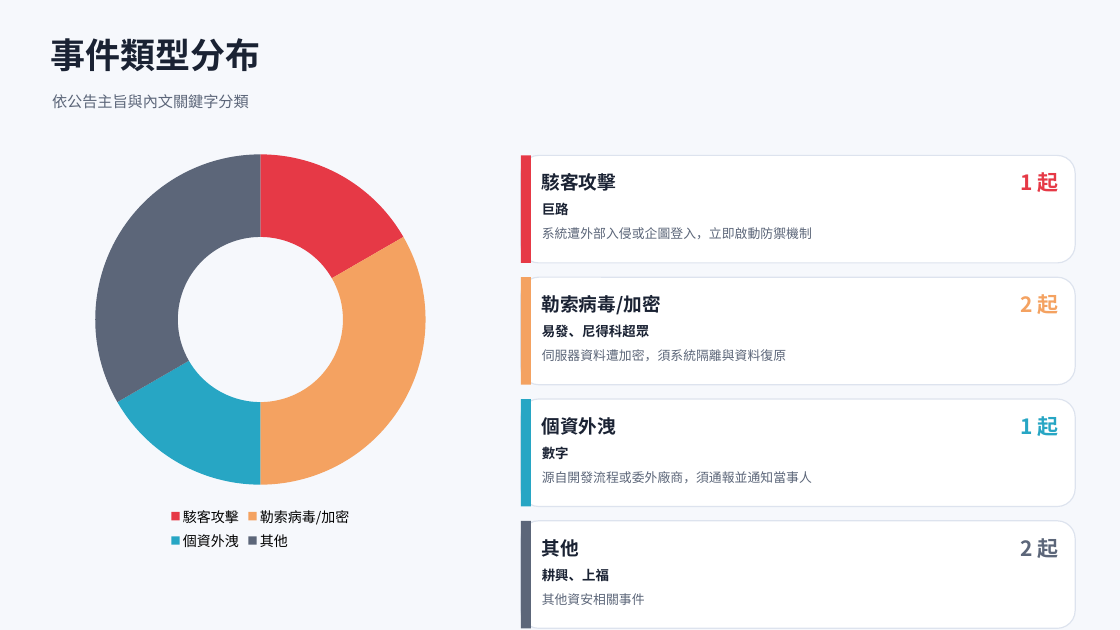
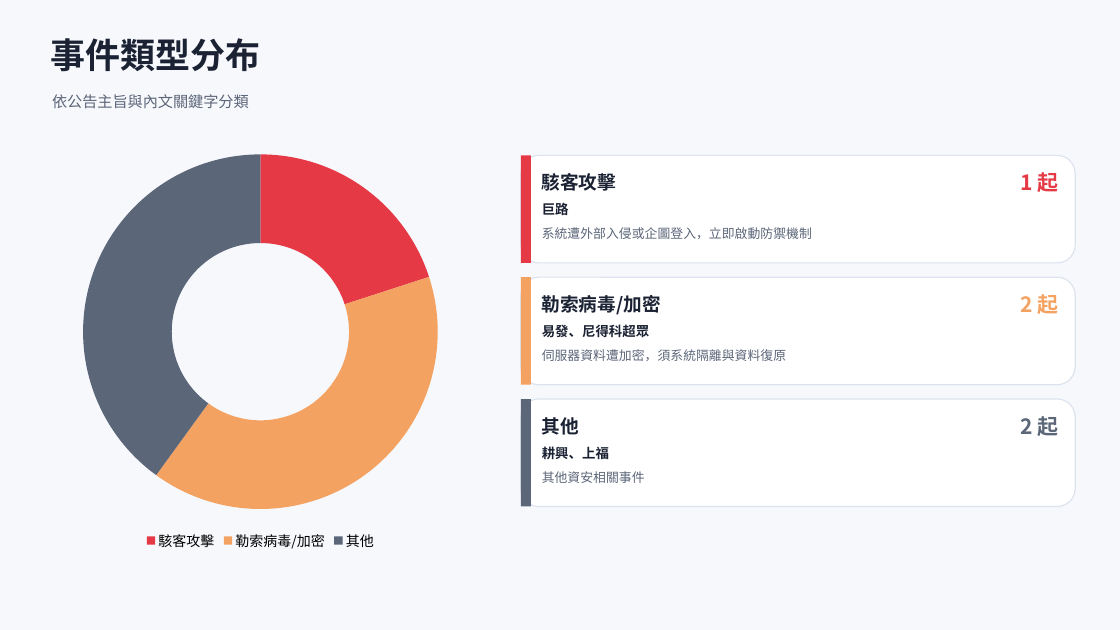
Before and after one commit to Johnnylin77/mops-isec-monitor, a slide deck: slide 3 of 資安事件因應分析.pptx. Drawn at 1120x630 pixels with LibreOffice and Linux fonts; fonts in the diff are those of the drawing. Boxes give left, top, right and bottom in pixels: in the first picture for what was removed or moved away, otherwise in the second. Text is boxed around its words. In the diff, an @@ line names an element or a change of style, - is before the commit and + after.

```diff
--- a/資安事件因應分析.pptx
+++ b/資安事件因應分析.pptx
@@ doughnut chart at box(42, 143, 479, 555) @@
-categories: 駭客攻擊, 勒索病毒/加密, 個資外洩, 其他
+categories: 駭客攻擊, 勒索病毒/加密, 其他
-Series 1: 17, 33, 17, 33
+Series 1: 20, 40, 40
@@ rectangle at box(521, 399, 531, 507): fill #27A6C4 to #5C6679 @@
@@ text at box(542, 417, 579, 435): text changed @@
-個資外洩
+其他
@@ text at box(1020, 416, 1058, 436): text changed; text colour #27A6C4 to #5C6679 @@
-1 起
+2 起
@@ text at box(542, 446, 609, 460): text changed @@
-數字
+耕興、上福
@@ text at box(542, 471, 645, 483): text changed @@
-源自開發流程或委外廠商，須通報並通知當事人
+其他資安相關事件
@@ rounded rectangle removed at box(521, 521, 1075, 628) @@
@@ rectangle removed at box(521, 521, 531, 628) @@
@@ text removed at box(542, 539, 579, 557) @@
-其他
@@ text removed at box(1020, 538, 1058, 558) @@
-2 起
@@ text removed at box(542, 568, 609, 582) @@
-耕興、上福
@@ text removed at box(542, 593, 645, 605) @@
-其他資安相關事件
```
Also in this commit, not shown: 4 other slides changed, 2 other files.
